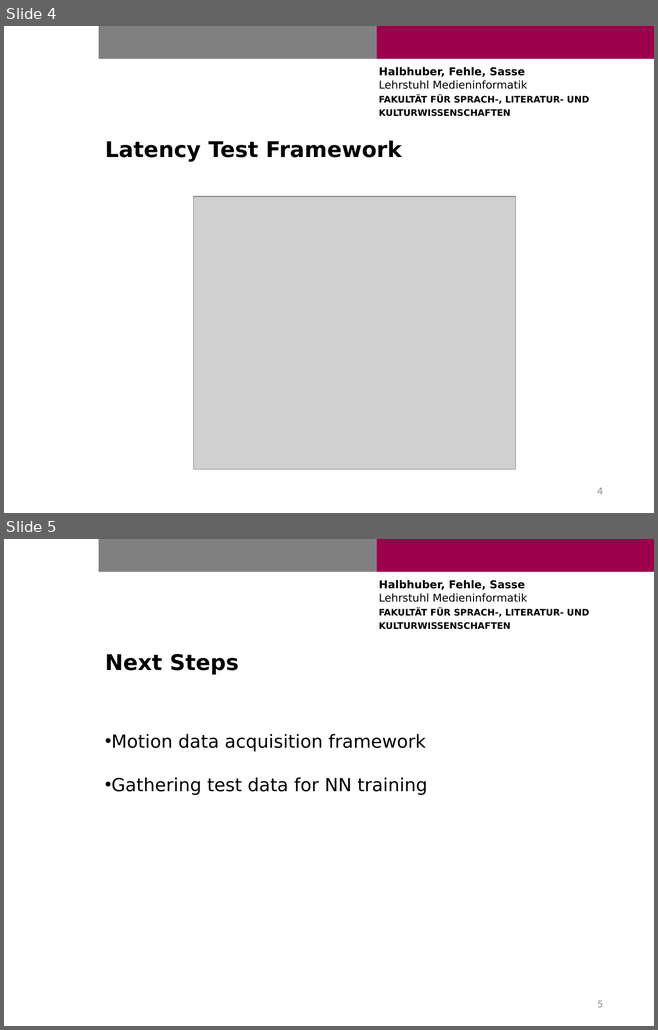
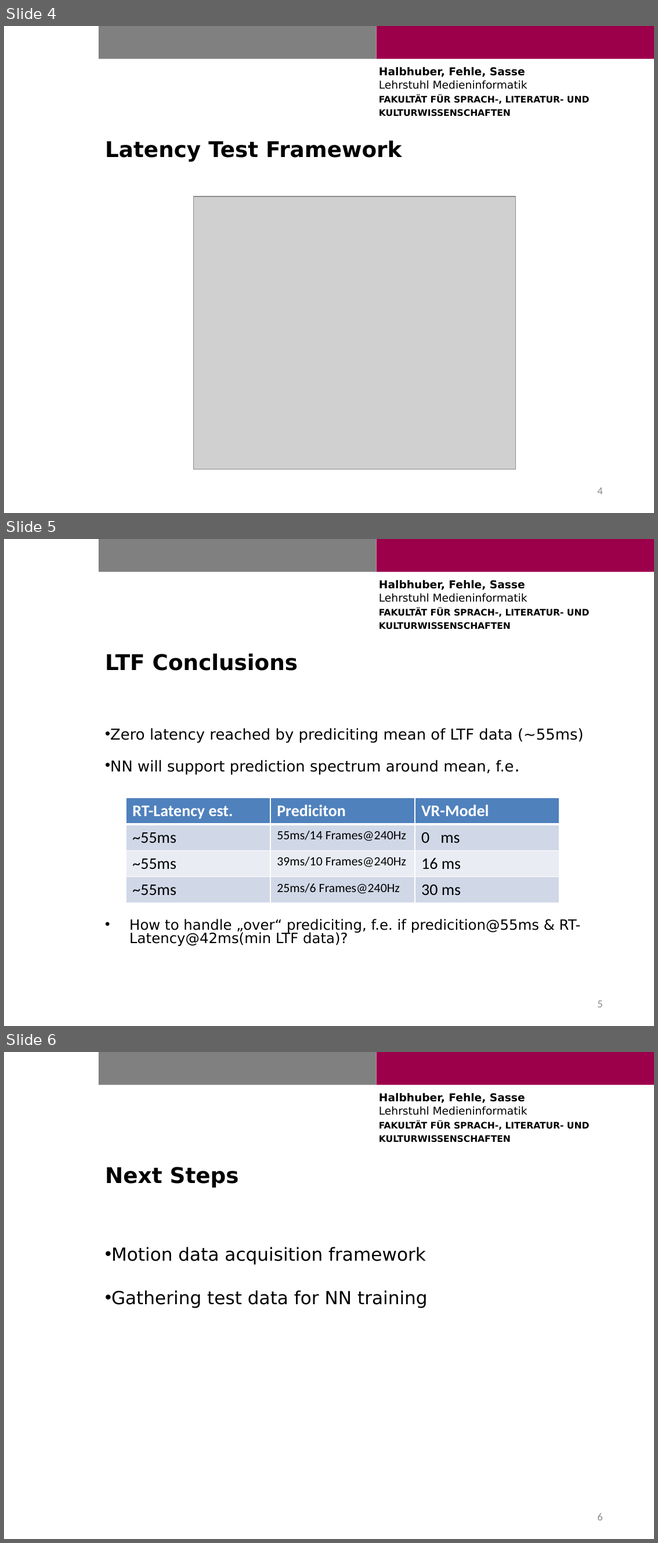
Before and after one commit to Cele3x/practical-seminar, a slide deck: 02-status-reports/20190613/20190613_status_report.pptx. Shown one above the other, each under a label of ours: slides 4 and 5 before the commit, slides 4, 5 and 6 after it. The pictures are 658x1030 and 658x1543 pixels, drawn with LibreOffice and Linux fonts; fonts in the diff are those of the drawing; grey boxes stand for pictures; background and template pictures are left out. Boxes give left, top, right and bottom in pixels: in the first picture for what was removed or moved away, otherwise in the second. Text is boxed around its words. In the diff, an @@ line names an element or a change of style, - is before the commit and + after.

Commit message:
Added LTF conclusion to status report

```diff
--- a/02-status-reports/20190613/20190613_status_report.pptx
+++ b/02-status-reports/20190613/20190613_status_report.pptx
@@ slide 5 added at (4, 539, 654, 1026), background #FFFFFF; not listed: 3 template elements that a slide beside it also shows @@
@@ title added at (105, 653, 297, 671), 24 pt, text #000000, bold @@
+LTF Conclusions
@@ text added at (110, 728, 583, 946), 16.6 pt, text #000000 @@
+• Zero latency reached by prediciting mean of LTF data (~55ms)
+• NN will support prediction spectrum around mean, f.e.
+• How to handle „over“ prediciting, f.e. if predicition@55ms & RT-Latency@42ms(min LTF data)?
@@ table added at (126, 798, 558, 903), 4 rows, 3 columns @@
+RT-Latency est. | Prediciton | VR-Model
+~55ms | 55ms/14 Frames@240Hz | 0 ms
+~55ms | 39ms/10 Frames@240Hz | 16 ms
+~55ms | 25ms/6 Frames@240Hz | 30 ms
@@ page number added at (597, 1001, 602, 1008), 12 pt, text #8C8C8C @@
+5
@@ what was slide 5 is now slide 6 @@
@@ page number at (597, 1513, 602, 1521): text changed @@
-5
+6
```
